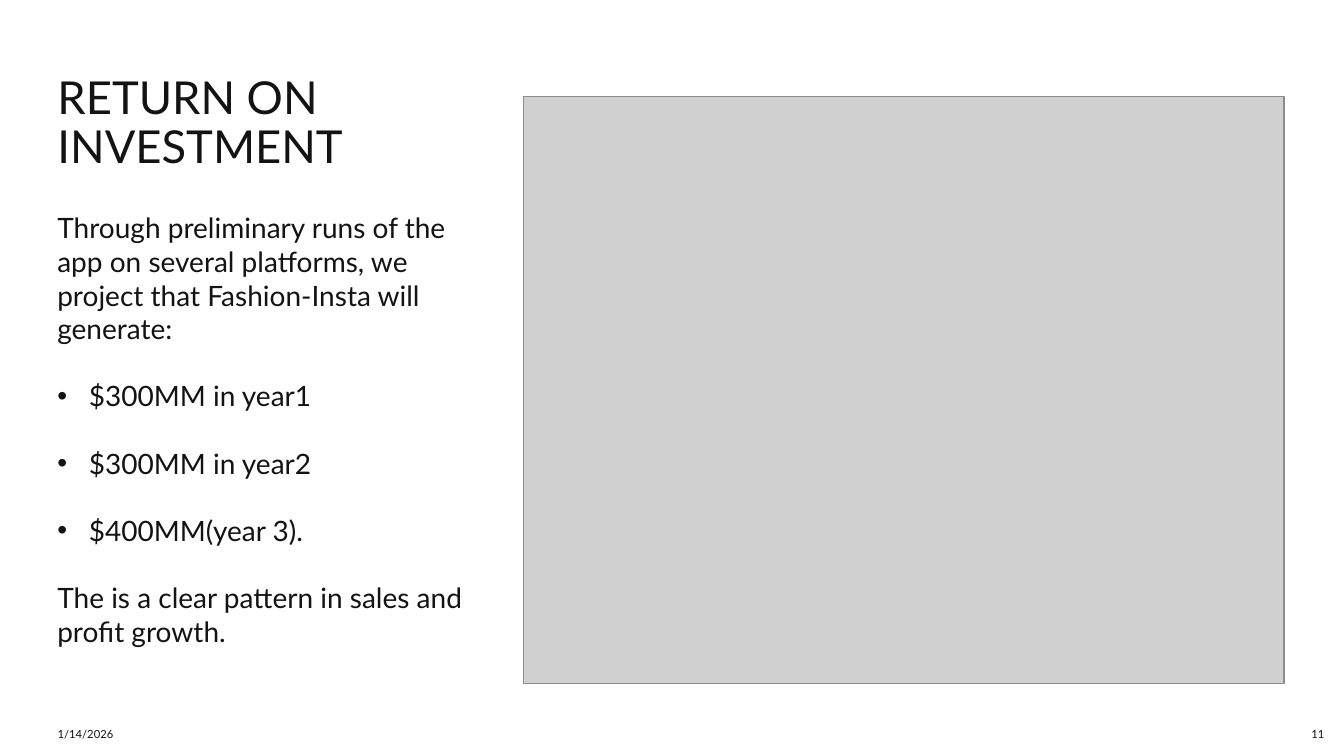
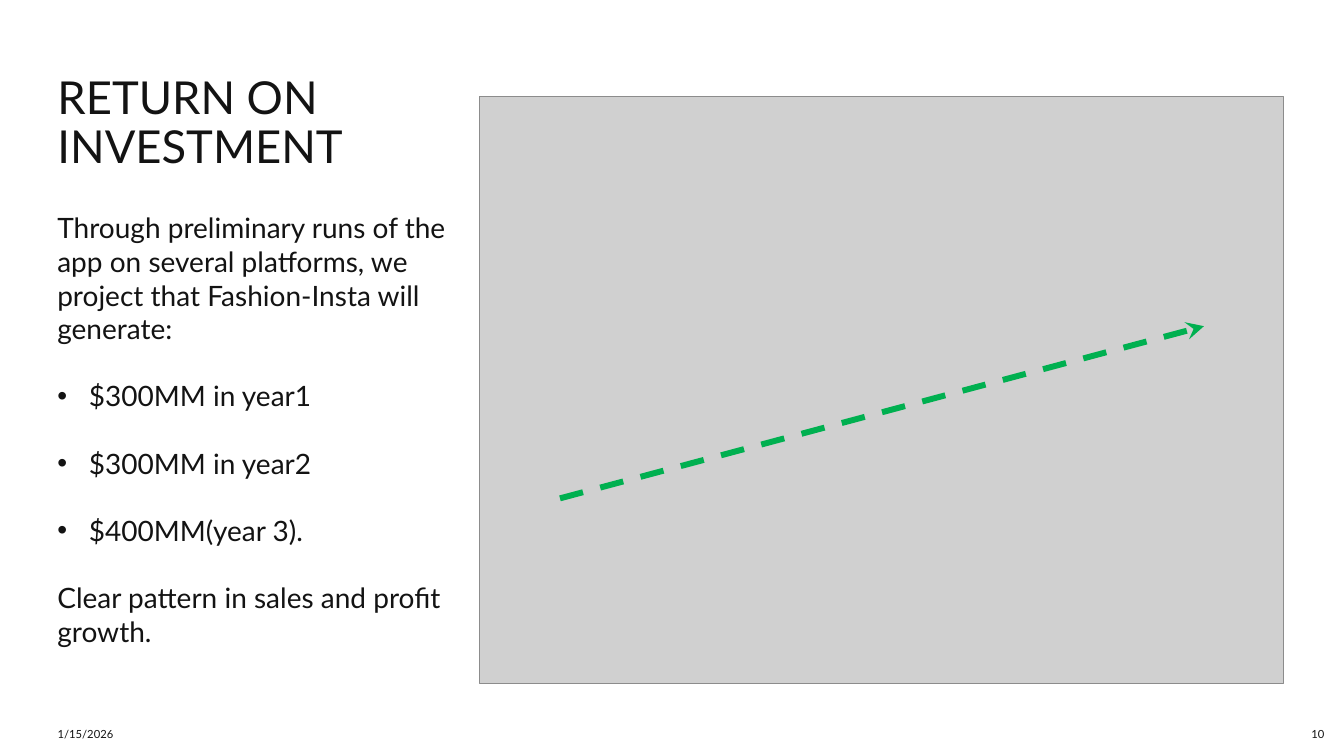
Before and after one commit to pajeeokoth/fashion-insta, a slide deck: slide 10 of Fashion-insta.pptx (slide 11 before the commit). Drawn at 1344x756 pixels with LibreOffice and Linux fonts; fonts in the diff are those of the drawing; grey boxes stand for pictures. Boxes give left, top, right and bottom in pixels: in the first picture for what was removed or moved away, otherwise in the second. Text is boxed around its words. In the diff, an @@ line names an element or a change of style, - is before the commit and + after.

```diff
--- a/Fashion-insta.pptx
+++ b/Fashion-insta.pptx
@@ picture: place and size @@
-picture at [524, 97, 1285, 684]
+picture at [479, 97, 1285, 684]
@@ arrow added from (561, 498) to (1204, 327), #00B050 4.25 pt dashed @@
@@ text at [57, 587, 440, 647]: text changed @@
-The is a clear pattern in sales and profit growth.
+Clear pattern in sales and profit growth.
@@ text at [58, 730, 114, 739]: text changed @@
-1/14/2026
+1/15/2026
@@ page number at [1311, 730, 1324, 738]: text changed @@
-11
+10
```
Also in this commit, not shown: 18 other slides changed, 4 slides added, 6 slides removed, 1 other file.
